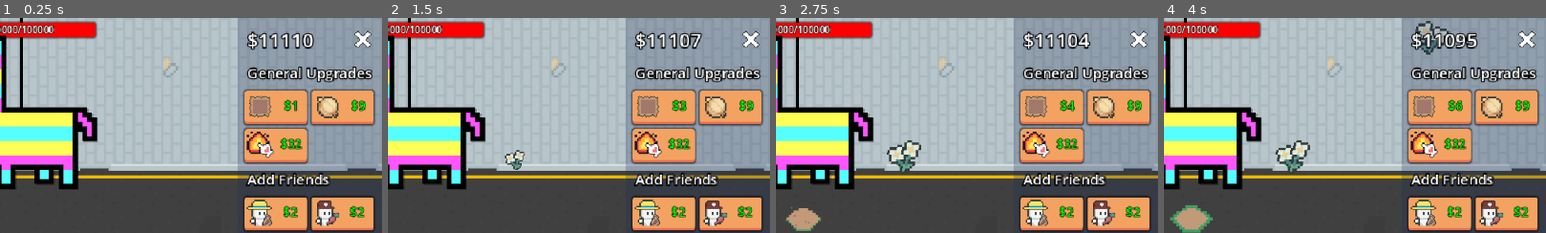
Above: before the commit, frames 1-4 (left to right).
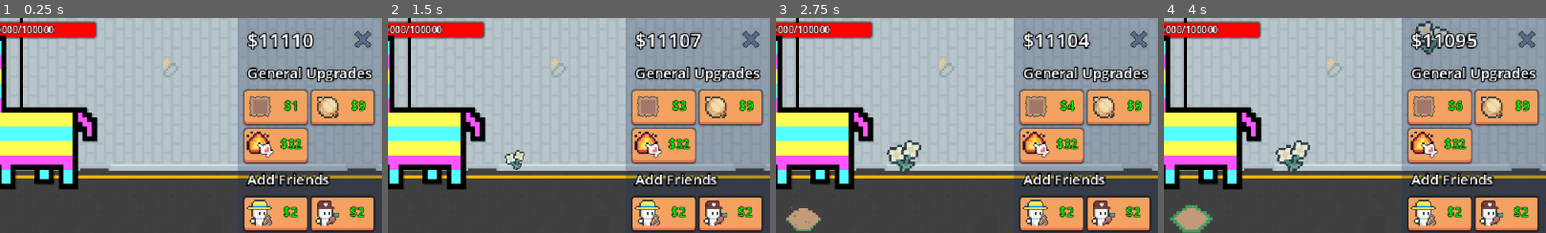
Above: after the commit, the same moments.

Repository: eric-marsh/farminata
Game: Godot game, scene res://scene/scene_switcher.tscn
Same seed, same stepped clock (60 frames per second), same inputs: the game is played once before the commit and once after it. Sound files missing from this copy of the repository are replaced by a short silence.
Inputs:
- Up to frame 1 (0.25 s): no input
- Up to frame 2 (1.5 s): click "$1" at 0.5 s; click "$2" at 1.25 s
- Up to frame 3 (2.75 s): click "$3" at 2 s
- Up to frame 4 (4 s): click "$4" at 2.75 s; click "$5" at 3.5 s
The pictures show only the part of the screen within x 50-100%, y 0-50%; the shares and areas given below are measured in that part.

The runs differ from the first frame. In frame 1, 0.2% of the frame differs, in the area x 93-97%, y 6-14%; in frame 2, 0.2%; in frame 3, 0.2%; in frame 4, 0.2%.

Commit message:
Change icons

Diff:
--- a/script/canvas_layer.gd
+++ b/script/canvas_layer.gd
@@ -140,7 +140,7 @@
 		electric_attack_button.visible = false
 
 	if is_purchase_available():
-		menu_button.icon = MENU_ICON_PURCHASE_AVAILABLE
+		#menu_button.icon = MENU_ICON_PURCHASE_AVAILABLE
 		if menu_button.get_theme_stylebox("normal").bg_color != Color.html("#7CB518"):
 			animation_player.play("purchase_available")
 	else:
Binary file changed: img/droppables/x.png
Binary file changed: img/ui/menu_icon.png
